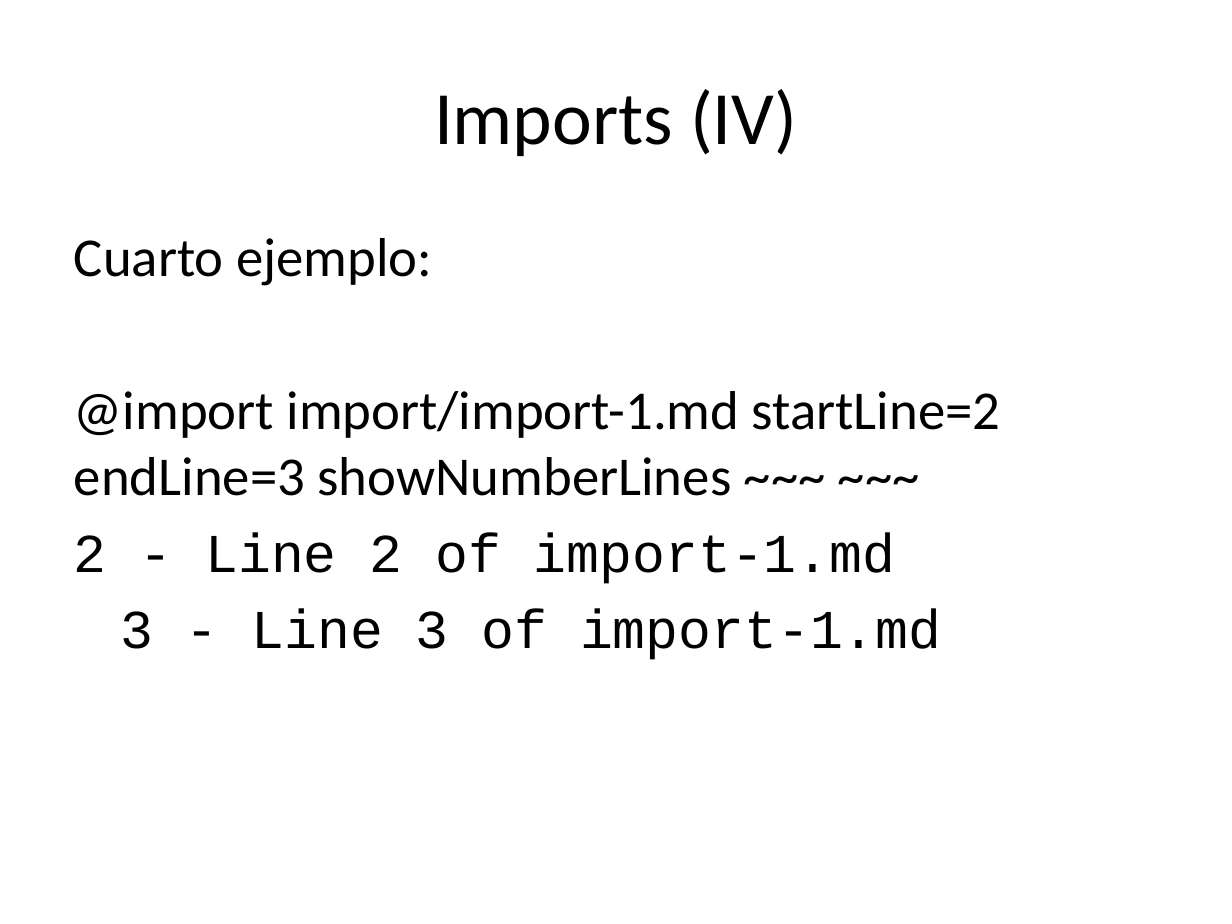
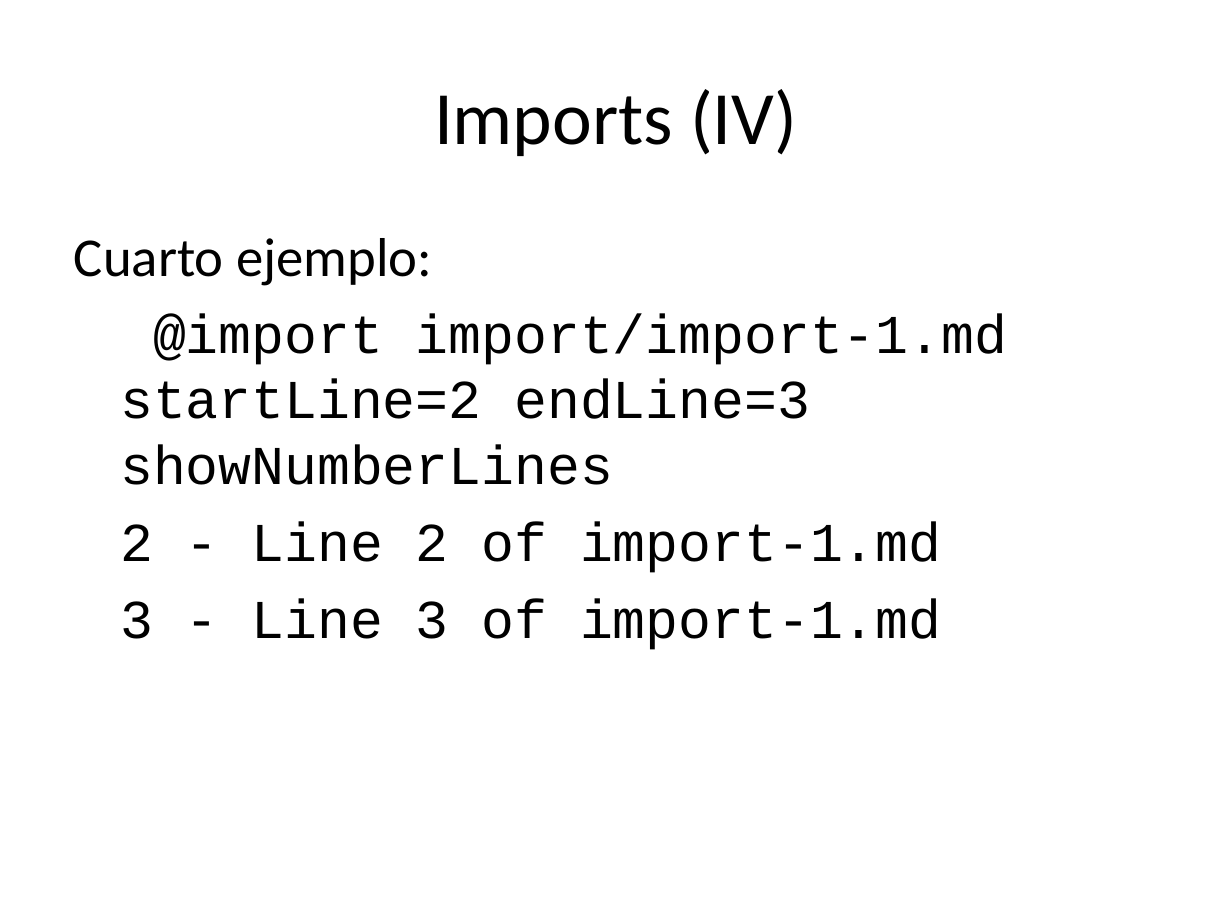
Before and after one commit to asanzdiego/markdownslides, a slide deck: slide 21 of doc/export/leeme-slides-plus.pptx. Drawn at 1232x924 pixels with LibreOffice and Linux fonts; fonts in the diff are those of the drawing. Boxes give left, top, right and bottom in pixels: in the first picture for what was removed or moved away, otherwise in the second. Text is boxed around its words. In the diff, an @@ line names an element or a change of style, - is before the commit and + after.

```diff
--- a/doc/export/leeme-slides-plus.pptx
+++ b/doc/export/leeme-slides-plus.pptx
@@ text at [120,314,1007,485]: text changed; font Calibri to Courier New @@
-@import import/import-1.md startLine=2 endLine=3 showNumberLines ~~~ ~~~
+@import import/import-1.md startLine=2 endLine=3 showNumberLines
```
Also in this commit, not shown: 2 other slides changed, 1 slide added, 51 other files.
